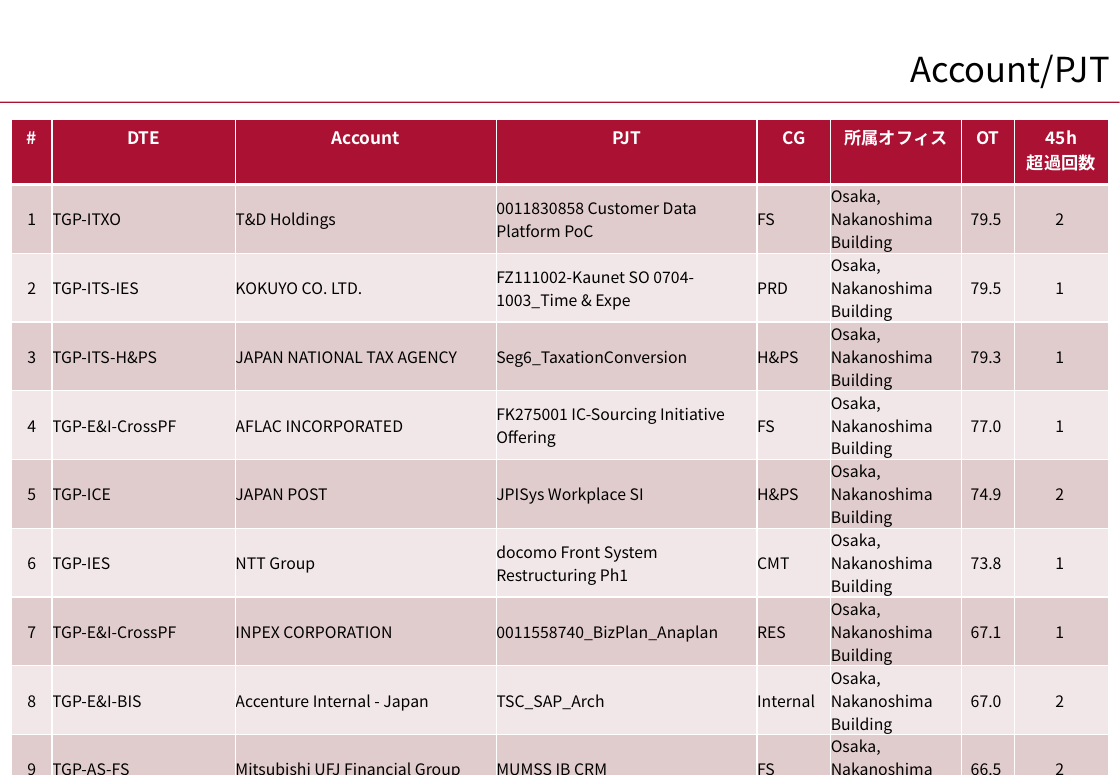
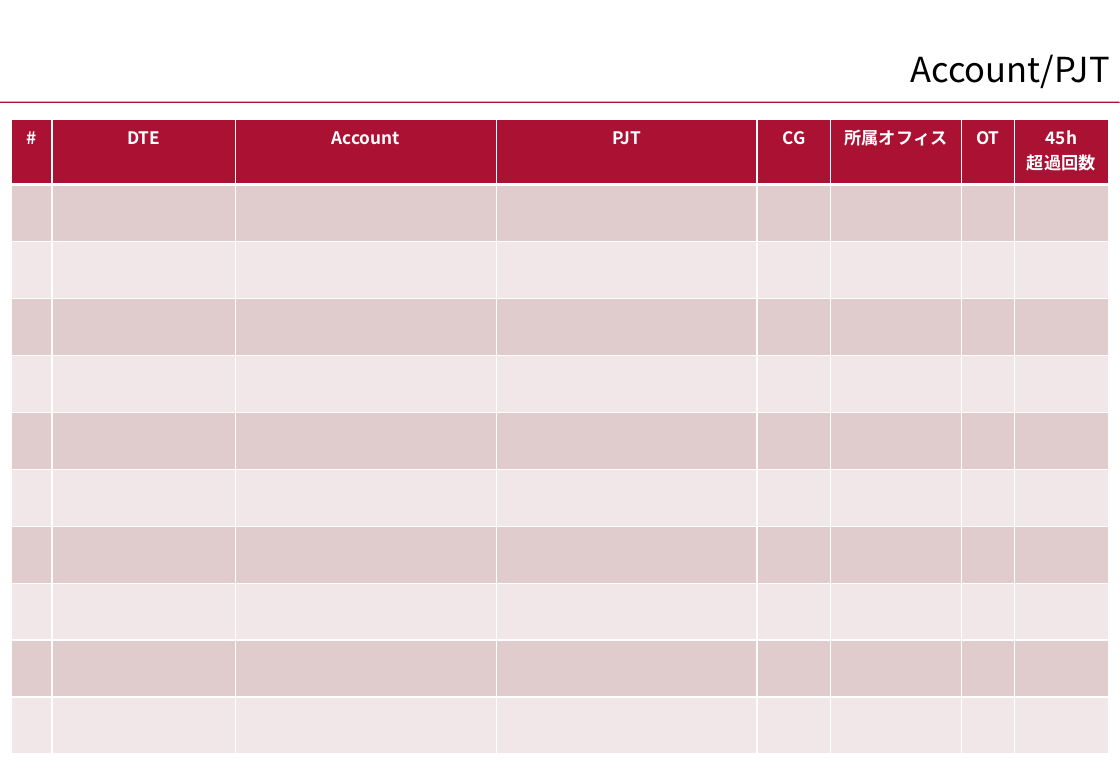
Before and after one commit to nogizakapython/test1, a slide deck: slide 3 of 20241001/安全衛生委員会マクロ.pptm. Drawn at 1120x775 pixels with LibreOffice and Linux fonts; fonts in the diff are those of the drawing; background and template pictures are left out. Boxes give left, top, right and bottom in pixels: in the first picture for what was removed or moved away, otherwise in the second. Text is boxed around its words. In the diff, an @@ line names an element or a change of style, - is before the commit and + after.

```diff
--- a/20241001/安全衛生委員会マクロ.pptm
+++ b/20241001/安全衛生委員会マクロ.pptm
@@ table at [11, 120, 1107, 755] @@
-row 2: 1 | TGP-ITXO | T&D Holdings | 0011830858 Customer Data Platform PoC | FS | Osaka, Nakanoshima Building | 79.5 | 2
+row 2:  |  |  |  |  |  |  | 
-row 3: 2 | TGP-ITS-IES | KOKUYO CO. LTD. | FZ111002-Kaunet SO 0704-1003_Time & Expe | PRD | Osaka, Nakanoshima Building | 79.5 | 1
+row 3:  |  |  |  |  |  |  | 
-row 4: 3 | TGP-ITS-H&PS | JAPAN NATIONAL TAX AGENCY | Seg6_TaxationConversion | H&PS | Osaka, Nakanoshima Building | 79.3 | 1
+row 4:  |  |  |  |  |  |  | 
-row 5: 4 | TGP-E&I-CrossPF | AFLAC INCORPORATED | FK275001 IC-Sourcing Initiative Offering | FS | Osaka, Nakanoshima Building | 77.0 | 1
+row 5:  |  |  |  |  |  |  | 
-row 6: 5 | TGP-ICE | JAPAN POST | JPISys Workplace SI | H&PS | Osaka, Nakanoshima Building | 74.9 | 2
+row 6:  |  |  |  |  |  |  | 
-row 7: 6 | TGP-IES | NTT Group | docomo Front System Restructuring Ph1 | CMT | Osaka, Nakanoshima Building | 73.8 | 1
+row 7:  |  |  |  |  |  |  | 
-row 8: 7 | TGP-E&I-CrossPF | INPEX CORPORATION | 0011558740_BizPlan_Anaplan | RES | Osaka, Nakanoshima Building | 67.1 | 1
+row 8:  |  |  |  |  |  |  | 
-row 9: 8 | TGP-E&I-BIS | Accenture Internal - Japan | TSC_SAP_Arch | Internal | Osaka, Nakanoshima Building | 67.0 | 2
+row 9:  |  |  |  |  |  |  | 
-row 10: 9 | TGP-AS-FS | Mitsubishi UFJ Financial Group | MUMSS IB CRM | FS | Osaka, Nakanoshima Building | 66.5 | 2
+row 10:  |  |  |  |  |  |  | 
-row 11: 10 | TGP-ITXO | NITTO DENKO CORP | A0LYQ002_AO-SD | RES | Osaka, Nakanoshima Building | 64.0 | 2
+row 11:  |  |  |  |  |  |  | 
```
Also in this commit, not shown: 1 other file.
